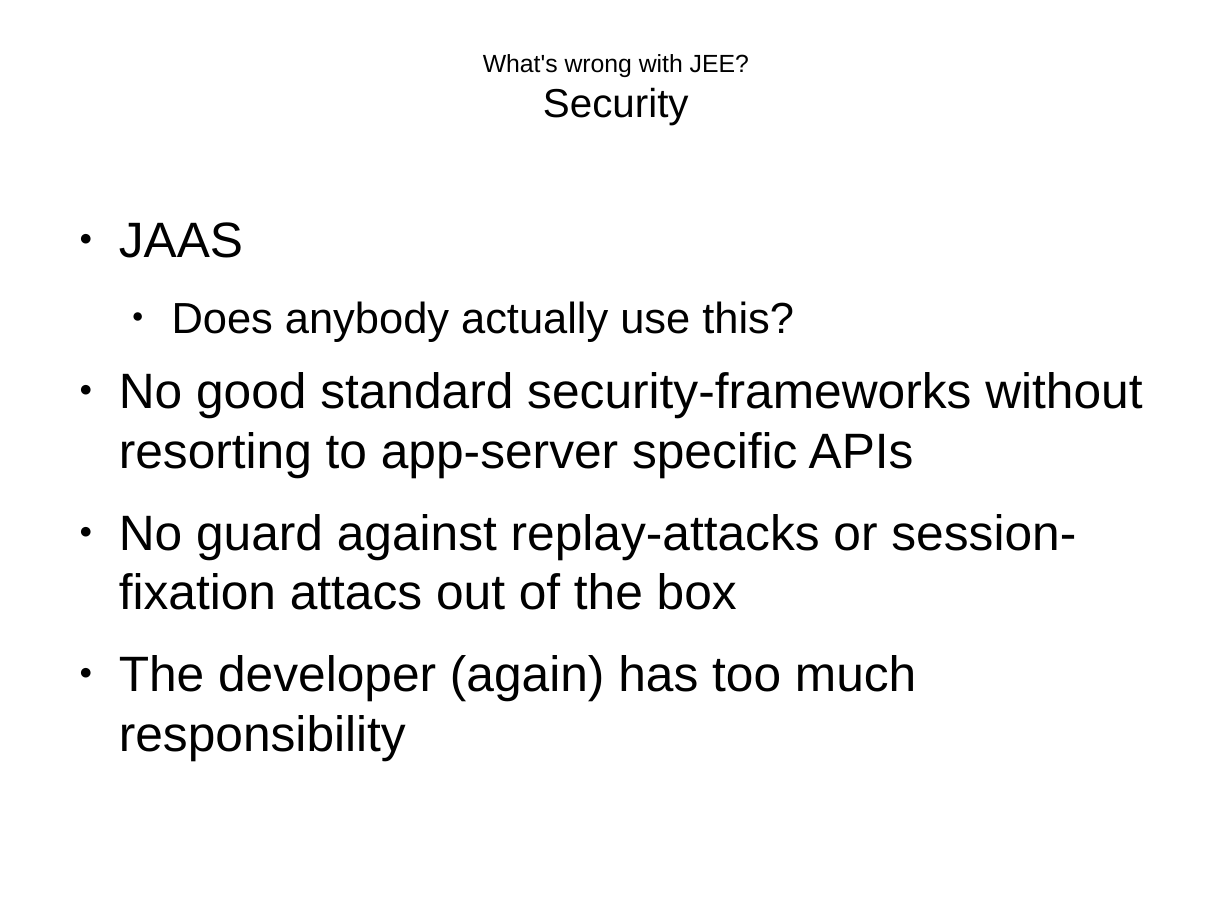
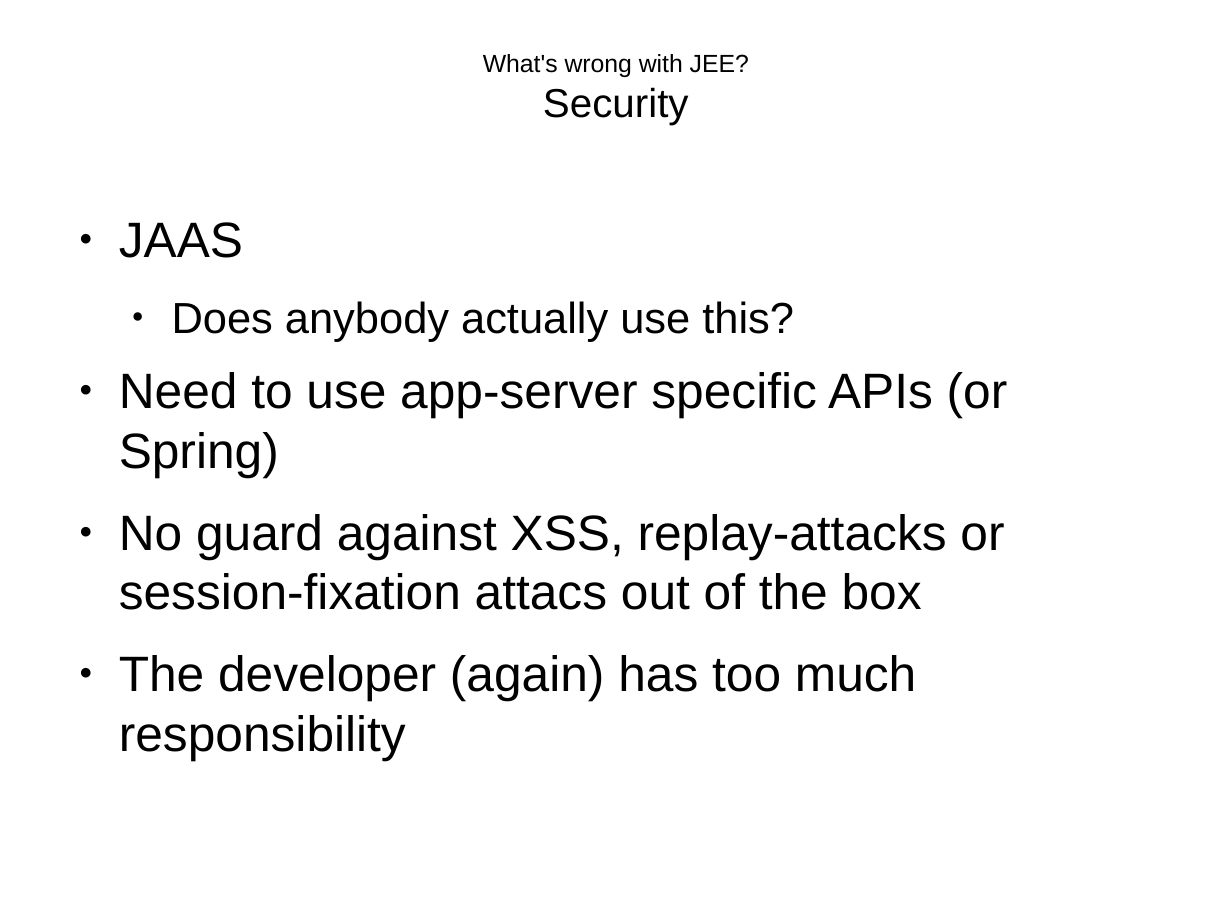
Before and after one commit to andreak/slol-2011, a slide deck: slide 11 of Scala-LiftOff-2011-lift-from-jee-perspective.odp (slide 13 before the commit). Drawn at 1232x924 pixels with LibreOffice and Linux fonts; fonts in the diff are those of the drawing. Boxes give left, top, right and bottom in pixels: in the first picture for what was removed or moved away, otherwise in the second. Text is boxed around its words. In the diff, an @@ line names an element or a change of style, - is before the commit and + after.

```diff
--- a/Scala-LiftOff-2011-lift-from-jee-perspective.odp
+++ b/Scala-LiftOff-2011-lift-from-jee-perspective.odp
@@ text at box(119, 372, 1008, 610): text changed @@
-● No good standard security-frameworks without resorting to app-server specific APIs
-● No guard against replay-attacks or session-fixation attacs out of the box
+● Need to use app-server specific APIs (or Spring)
+● No guard against XSS, replay-attacks or session-fixation attacs out of the box
```
Also in this commit, not shown: 24 other slides changed, 6 slides added, 4 slides removed.
